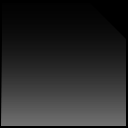
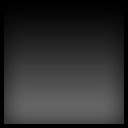
Before/after of a 128x128 layered artwork. What changed in the layer stack:
removed layer "Layer 1" over (x1=1, y1=5, x2=126, y2=126)
added layer "Rectangle 1" above "Layer 2" over (x1=1, y1=5, x2=126, y2=126)
